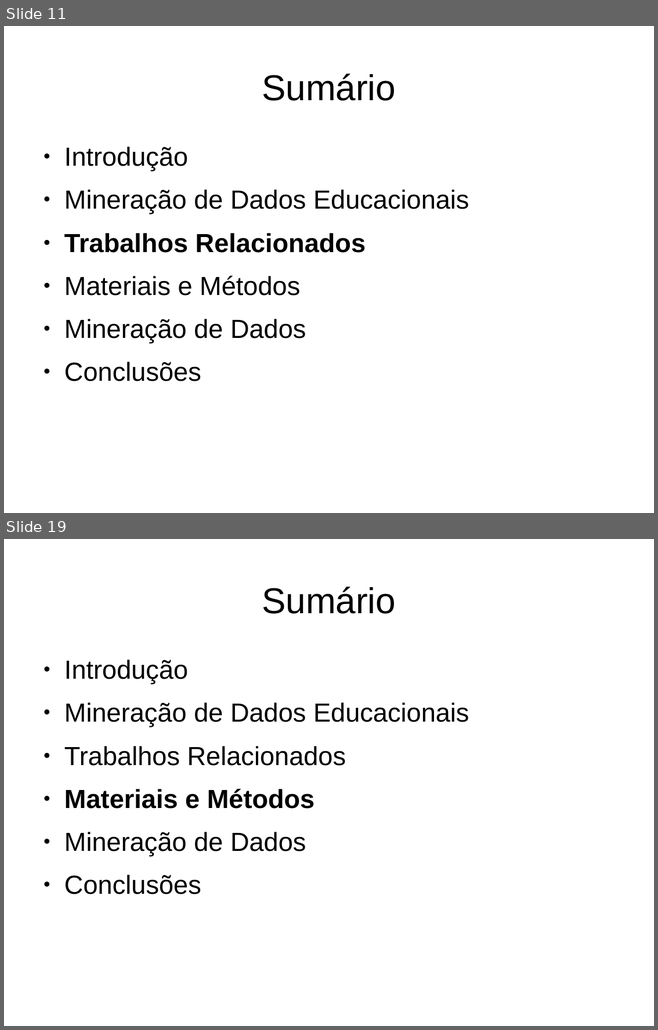
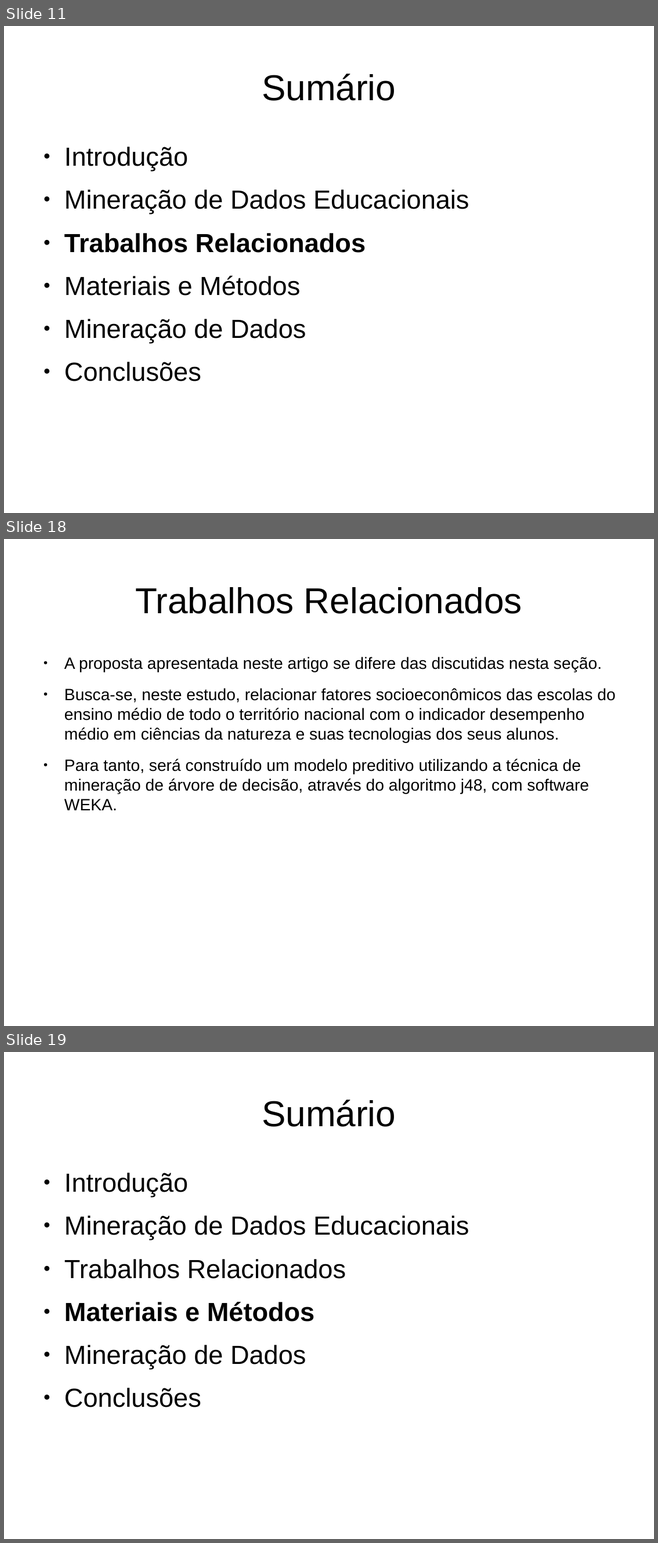
Before and after one commit to alexandre-costa-81/mpdc, a slide deck: mineracao-de-dados-educacionais-nos-resultados-do-enem-de-2015.odp. Shown one above the other, each under a label of ours: slides 11 and 19 before the commit, slides 11, 18 and 19 after it; the slides between them are not shown. The pictures are 658x1030 and 658x1543 pixels, drawn with LibreOffice and Linux fonts; fonts in the diff are those of the drawing. Boxes give left, top, right and bottom in pixels: in the first picture for what was removed or moved away, otherwise in the second. Text is boxed around its words. In the diff, an @@ line names an element or a change of style, - is before the commit and + after.

Commit message:
texto foi passodo totalmente para a apresentação. Todo: fazer as anoteções

```diff
--- a/mineracao-de-dados-educacionais-nos-resultados-do-enem-de-2015.odp
+++ b/mineracao-de-dados-educacionais-nos-resultados-do-enem-de-2015.odp
@@ slide 18 added at [4,539,654,1026], background #FFFFFF @@
@@ title added at [135,587,522,614], 44 pt, text #000000 @@
+Trabalhos Relacionados
@@ text added at [64,657,615,810], 20 pt, text #000000 @@
+● A proposta apresentada neste artigo se difere das discutidas nesta seção.
+● Busca-se, neste estudo, relacionar fatores socioeconômicos das escolas do ensino médio de todo o território nacional com o indicador desempenho médio em ciências da natureza e suas tecnologias dos seus alunos.
+● Para tanto, será construído um modelo preditivo utilizando a técnica de mineração de árvore de decisão, através do algoritmo j48, com software WEKA.
```
Also in this commit, not shown: 13 slides changed, 11 other slides added, 12 slides removed, 2 other files.
